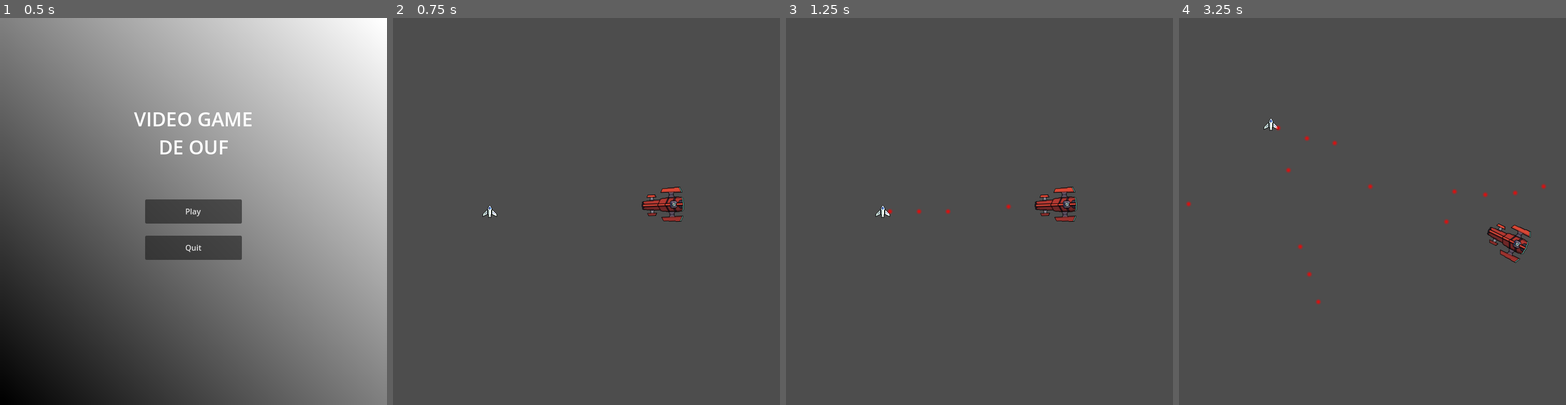
Above: before the commit, frames 1-4 (left to right).
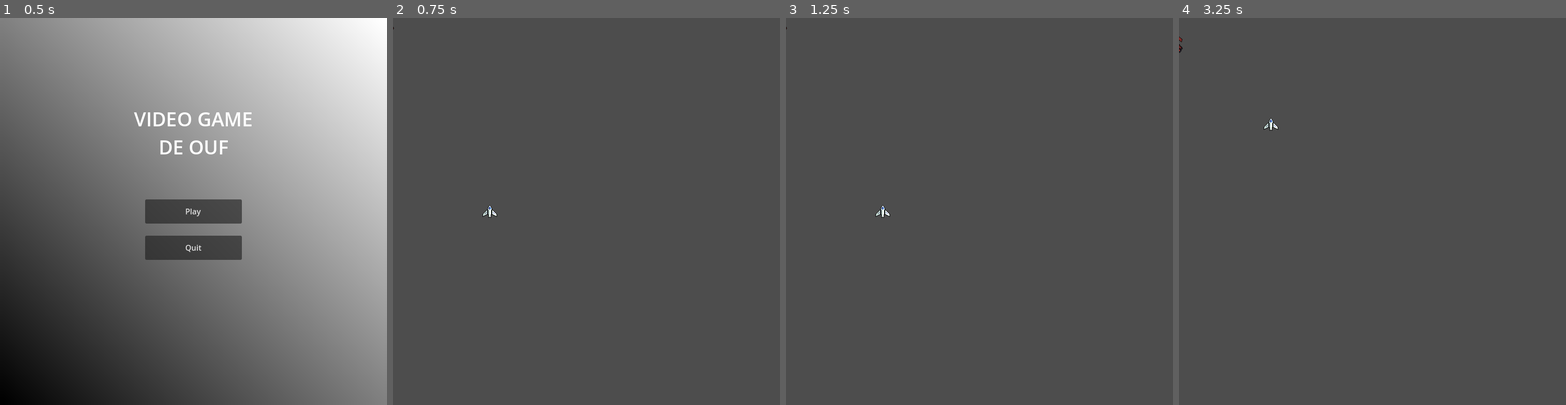
Above: after the commit, the same moments.

Repository: ChevalMonsieur/sae_projet_innov
Game: Godot game, scene res://scenes/main_menu.tscn
Two runs of this game, one before a commit and one after it. Both use one fixed random seed, a clock stepped at 60 frames per second and the inputs below.
Inputs (mouse positions are in pixels of both pictures, inside the frame that each line leads up to):
- Up to frame 1 (0.5 s): no input
- Up to frame 2 (0.75 s): click "Play" at 0.5 s
- Up to frame 3 (1.25 s): no input
- Up to frame 4 (3.25 s): move the mouse to (1457, 192) at 1.27 s; hold Right 1.28-2.03 s; hold Z 1.28-2.03 s; move the mouse to (1295, 230) at 2.02 s; hold Down 2.03-2.78 s; tap Q at 2.1 s; move the mouse to (1411, 126) at 2.77 s; hold Right from 2.78 s (still down); hold Z from 2.78 s (still down)

Frame 1 is identical in both runs. In frame 2, 0.5% of the frame differs, in the area x 0-76%, y 2-53%; in frame 3, 0.6%; in frame 4, 0.8%, in the area x 0-95%, y 4-74%.
Error after the commit: Invalid assignment of property or key 'instantiatorr' with value of type 'CharacterBody2D (Player)' on a base object of type 'Area2D (bullet.gd)'. (res://scrip…

Commit message:
pas fonctionnel, transfert pour pc de Justin

Diff:
--- a/projet_godot/scenes/actual_game.tscn
+++ b/projet_godot/scenes/actual_game.tscn
@@ -3,7 +3,7 @@
 [ext_resource type="Script" path="res://scripts/game_manager.gd" id="1_g1kg4"]
 [ext_resource type="PackedScene" uid="uid://dmvvvafdjbyh" path="res://scenes/player.tscn" id="2_5lm4u"]
 [ext_resource type="PackedScene" uid="uid://qewlg3v7o5ey" path="res://scenes/boss.tscn" id="3_8sxf3"]
-[ext_resource type="PackedScene" path="res://scenes/bullet.tscn" id="4_4pc88"]
+[ext_resource type="PackedScene" uid="uid://c4y0r7a3n3tdh" path="res://scenes/destruction.tscn" id="5_grfkr"]
 
 [sub_resource type="SegmentShape2D" id="SegmentShape2D_tna4o"]
 a = Vector2(0, 800)
@@ -54,9 +54,4 @@
 position = Vector2(200, 400)
 
 [node name="boss" parent="." instance=ExtResource("3_8sxf3")]
-position = Vector2(565, 386)
-speed = 100.0
-bullet_scene = ExtResource("4_4pc88")
-cooldown_bullet = 0.5
-max_shield = 5
-max_phases = 5
+destruction = ExtResource("5_grfkr")
--- a/projet_godot/scenes/boss.tscn
+++ b/projet_godot/scenes/boss.tscn
@@ -1,7 +1,8 @@
-[gd_scene load_steps=5 format=3 uid="uid://qewlg3v7o5ey"]
+[gd_scene load_steps=6 format=3 uid="uid://qewlg3v7o5ey"]
 
 [ext_resource type="Texture2D" uid="uid://cb1l2ucptqmid" path="res://sprites/Foozle_2DS0012_Void_EnemyFleet_1/Kla'ed/Base/PNGs/Kla'ed - Battlecruiser - Base.png" id="1_452vc"]
 [ext_resource type="Script" path="res://scripts/boss.gd" id="1_vlte7"]
+[ext_resource type="PackedScene" uid="uid://c4y0r7a3n3tdh" path="res://scenes/destruction.tscn" id="2_ham3h"]
 
 [sub_resource type="RectangleShape2D" id="RectangleShape2D_upi1x"]
 size = Vector2(14.4, 17.6)
@@ -19,6 +20,7 @@
 
 [node name="CharacterBody2D" type="CharacterBody2D"]
 script = ExtResource("1_vlte7")
+bullet_scene = ExtResource("2_ham3h")
 
 [node name="CollisionShape2D" type="CollisionShape2D" parent="."]
 position = Vector2(1.43051e-06, -7)
--- /dev/null
+++ b/projet_godot/scenes/destruction.tscn
@@ -0,0 +1,114 @@
+[gd_scene load_steps=18 format=3 uid="uid://c4y0r7a3n3tdh"]
+
+[ext_resource type="Texture2D" uid="uid://bpy6bjbqtgr67" path="res://sprites/Foozle_2DS0012_Void_EnemyFleet_1/Kla'ed/Destruction/PNGs/Kla'ed - Battlecruiser - Destruction.png" id="1_qbk87"]
+[ext_resource type="Script" path="res://scripts/animated_sprite_2d.gd" id="2_q7d1d"]
+
+[sub_resource type="AtlasTexture" id="AtlasTexture_2qksj"]
+atlas = ExtResource("1_qbk87")
+region = Rect2(0, 0, 128, 128)
+
+[sub_resource type="AtlasTexture" id="AtlasTexture_qbmm4"]
+atlas = ExtResource("1_qbk87")
+region = Rect2(128, 0, 128, 128)
+
+[sub_resource type="AtlasTexture" id="AtlasTexture_mpxwm"]
+atlas = ExtResource("1_qbk87")
+region = Rect2(256, 0, 128, 128)
+
+[sub_resource type="AtlasTexture" id="AtlasTexture_wy248"]
+atlas = ExtResource("1_qbk87")
+region = Rect2(384, 0, 128, 128)
+
+[sub_resource type="AtlasTexture" id="AtlasTexture_ncj1i"]
+atlas = ExtResource("1_qbk87")
+region = Rect2(512, 0, 128, 128)
+
+[sub_resource type="AtlasTexture" id="AtlasTexture_s7jtq"]
+atlas = ExtResource("1_qbk87")
+region = Rect2(640, 0, 128, 128)
+
+[sub_resource type="AtlasTexture" id="AtlasTexture_emeac"]
+atlas = ExtResource("1_qbk87")
+region = Rect2(768, 0, 128, 128)
+
+[sub_resource type="AtlasTexture" id="AtlasTexture_d1niy"]
+atlas = ExtResource("1_qbk87")
+region = Rect2(896, 0, 128, 128)
+
+[sub_resource type="AtlasTexture" id="AtlasTexture_88252"]
+atlas = ExtResource("1_qbk87")
+region = Rect2(1024, 0, 128, 128)
+
+[sub_resource type="AtlasTexture" id="AtlasTexture_m8eiw"]
+atlas = ExtResource("1_qbk87")
+region = Rect2(1152, 0, 128, 128)
+
+[sub_resource type="AtlasTexture" id="AtlasTexture_w5wsa"]
+atlas = ExtResource("1_qbk87")
+region = Rect2(1280, 0, 128, 128)
+
+[sub_resource type="AtlasTexture" id="AtlasTexture_xyvx8"]
+atlas = ExtResource("1_qbk87")
+region = Rect2(1408, 0, 128, 128)
+
+[sub_resource type="AtlasTexture" id="AtlasTexture_w811x"]
+atlas = ExtResource("1_qbk87")
+region = Rect2(1536, 0, 128, 128)
+
+[sub_resource type="AtlasTexture" id="AtlasTexture_y8um5"]
+atlas = ExtResource("1_qbk87")
+region = Rect2(1664, 0, 128, 128)
+
+[sub_resource type="SpriteFrames" id="SpriteFrames_i65ri"]
+animations = [{
+"frames": [{
+"duration": 1.0,
+"texture": SubResource("AtlasTexture_2qksj")
+}, {
+"duration": 1.0,
+"texture": SubResource("AtlasTexture_qbmm4")
+}, {
+"duration": 1.0,
+"texture": SubResource("AtlasTexture_mpxwm")
+}, {
+"duration": 1.0,
+"texture": SubResource("AtlasTexture_wy248")
+}, {
+"duration": 1.0,
+"texture": SubResource("AtlasTexture_ncj1i")
+}, {
+"duration": 1.0,
+"texture": SubResource("AtlasTexture_s7jtq")
+}, {
+"duration": 1.0,
+"texture": SubResource("AtlasTexture_emeac")
+}, {
+"duration": 1.0,
+"texture": SubResource("AtlasTexture_d1niy")
+}, {
+"duration": 1.0,
+"texture": SubResource("AtlasTexture_88252")
+}, {
+"duration": 1.0,
+"texture": SubResource("AtlasTexture_m8eiw")
+}, {
+"duration": 1.0,
+"texture": SubResource("AtlasTexture_w5wsa")
+}, {
+"duration": 1.0,
+"texture": SubResource("AtlasTexture_xyvx8")
+}, {
+"duration": 1.0,
+"texture": SubResource("AtlasTexture_w811x")
+}, {
+"duration": 1.0,
+"texture": SubResource("AtlasTexture_y8um5")
+}],
+"loop": true,
+"name": &"default",
+"speed": 10.0
+}]
+
+[node name="AnimatedSprite2D" type="AnimatedSprite2D"]
+sprite_frames = SubResource("SpriteFrames_i65ri")
+script = ExtResource("2_q7d1d")
--- /dev/null
+++ b/projet_godot/scripts/animated_sprite_2d.gd
@@ -0,0 +1,15 @@
+extends AnimatedSprite2D
+
+var boss = preload("res://scenes/boss.tscn")
+
+# Called when the node enters the scene tree for the first time.
+func _ready() -> void:
+	play("default")
+
+# Called every frame. 'delta' is the elapsed time since the previous frame.
+func _process(delta: float) -> void:
+	if frame == 13:
+		GameManager.current_state = GameManager.STATE.IN_GAME
+		var instance = boss.instantiate()
+		get_tree().root.add_child(instance)
+		queue_free()
--- a/projet_godot/scripts/boss.gd
+++ b/projet_godot/scripts/boss.gd
@@ -6,7 +6,7 @@
 @export var cooldown_bullet: float = .3
 @export var max_shield: int = 5
 @export var max_phases: int = 5
-
+@export var destruction: PackedScene
 @onready var sprite = $AnimatedSprite2D
 @onready var player = get_node("../player")
 
@@ -14,6 +14,18 @@
 var shield: int = max_shield
 var phase: int = 1
 
+func _ready() -> void:
+	match GameManager.current_phase:
+		1:
+			max_shield = 5
+			cooldown_bullet = .5
+			shield = max_shield
+			speed = 50
+		_:
+			max_shield = GameManager.current_phase * 10
+			cooldown_bullet = 0.5 / GameManager.current_phase
+			shield = max_shield
+			speed = min(GameManager.current_phase * 50, 200)
 
 func _physics_process(delta):
 	if GameManager.current_state == GameManager.STATE.IN_GAME:
@@ -21,18 +33,13 @@
 		check_rotation()
 		manage_shoot(delta)
 	if GameManager.current_state == GameManager.STATE.DEATH_AI:
-		if phase <= max_phases:
-			next_phase()
+		if GameManager.current_phase < GameManager.max_phase:
+			GameManager.current_phase += 1
+			var instance = destruction.instantiate()
+			get_tree().root.add_child(instance)
+			queue_free()
 		else:
 			GameManager.current_state = GameManager.STATE.DEATH_AI
-
-func next_phase() -> void:
-	phase += 1
-	max_shield += 3
-	shield = max_shield
-	cooldown_bullet -= 0.1
-	speed += 50
-	GameManager.current_state = GameManager.STATE.IN_GAME
 
 func check_movement() -> void:
 	velocity = Vector2.ZERO
@@ -58,7 +65,7 @@
 		timer_bullet += cooldown_bullet
 
 		var bullet = bullet_scene.instantiate()
-		bullet.instantiator = self
+		bullet.instantiatorr = self
 		bullet.position = position
 		bullet.direction = (player.global_position - position).normalized()
 		$"../bullets".add_child(bullet)
@@ -69,5 +76,4 @@
 
 	if shield < 0:
 		print("Phase : ", phase, " done")
-		next_phase()
 		GameManager.current_state = GameManager.STATE.DEATH_AI
--- a/projet_godot/scripts/bullet.gd
+++ b/projet_godot/scripts/bullet.gd
@@ -2,7 +2,7 @@
 
 @export var speed: float = 5
 
-var instantiator: Node2D
+var instantiatorr: Boss
 var direction: Vector2 = Vector2.ZERO
 
 func _physics_process(_delta: float) -> void:
@@ -15,6 +15,6 @@
 
 
 func _on_body_entered(body: Node2D) -> void:
-	if (body is Player or body is Boss) and body != instantiator:
+	if (body is Player or body is Boss) and body != instantiatorr:
 		body.lose_shield_point()
 		queue_free()
--- a/projet_godot/scripts/game_manager.gd
+++ b/projet_godot/scripts/game_manager.gd
@@ -2,9 +2,11 @@
 
 class_name GameManager
 
-enum STATE {STARTING, IN_GAME, PAUSE, DEATH_PLAYER, DEATH_AI, ENDED}
+enum STATE {STARTING, IN_GAME, PAUSE, DEATH_PLAYER, DEATH_AI, DEATH_AI_ANIM, ENDED}
 
 static var current_state: STATE
+static var max_phase: int = 4
+static var current_phase: int = 1
 static var instance: Node2D
 
 # Called when the node enters the scene tree for the first time.
--- a/projet_godot/scripts/player.gd
+++ b/projet_godot/scripts/player.gd
@@ -32,7 +32,7 @@
 		timer_bullet += cooldown_bullet
 
 		var bullet = bullet_scene.instantiate()
-		bullet.instantiator = self
+		bullet.instantiatorr = self
 		bullet.position = position
 		bullet.direction = (get_viewport().get_mouse_position() - position).normalized()
 		$"../bullets".add_child(bullet)
